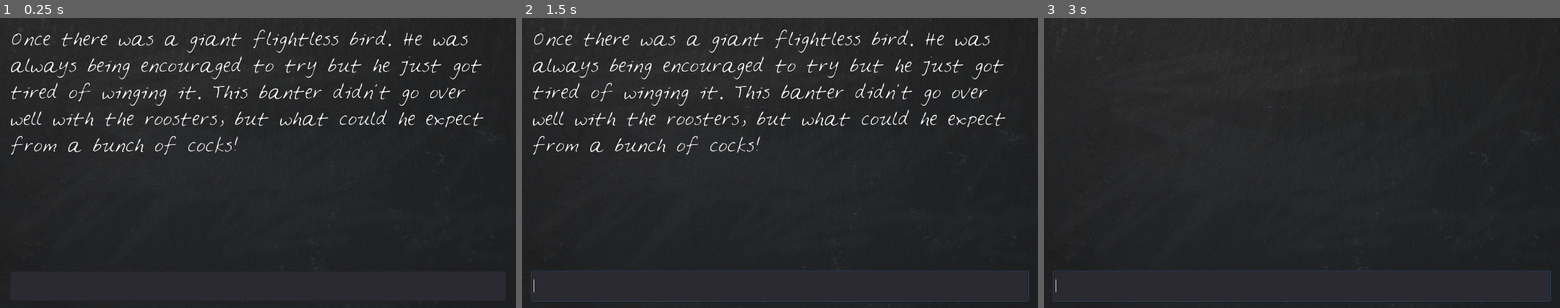
Above: before the commit, frames 1-3 (left to right).
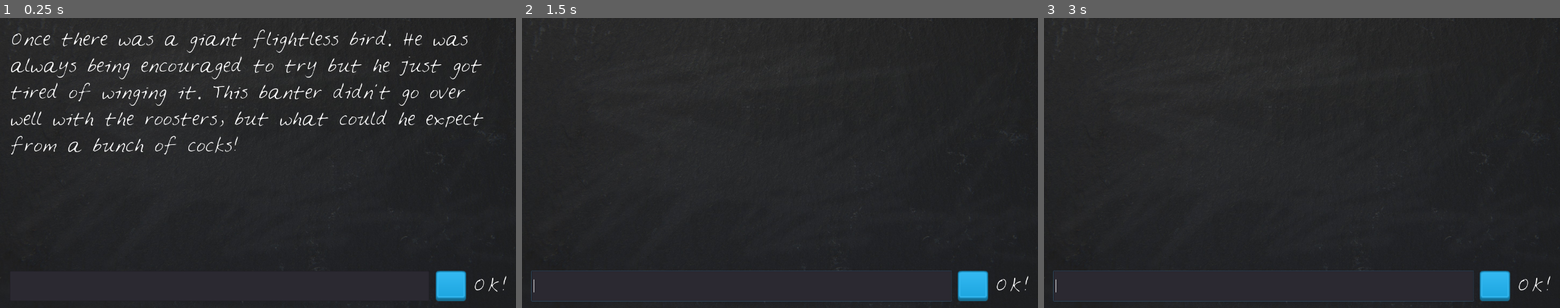
Above: after the commit, the same moments.

Repository: MeisterSoftworks/GD_LoonyLips_31
Game: Godot game, scene res://LoonyLips.tscn
The game is run twice, just before and just after one commit, with the same random seed, the same clock (stepped at 60 frames per second) and the same inputs.
Inputs (mouse positions are in pixels of both pictures, inside the frame that each line leads up to):
- Up to frame 1 (0.25 s): no input
- Up to frame 2 (1.5 s): click (970, 284) at 0.52 s; click (970, 284) at 1.27 s
- Up to frame 3 (3 s): click (1492, 284) at 2.02 s; tap Enter at 2.75 s

The runs differ from the first frame. In frame 1, 0.7% of the frame differs, in the area x 84-99%, y 87-98%; in frame 2, 4.6%, in the area x 2-99%, y 4-98%; in frame 3, 0.7%.

Commit message:
[1-4] Buttons!

Diff:
--- a/LoonyLips_31/LoonyLips.tscn
+++ b/LoonyLips_31/LoonyLips.tscn
@@ -1,8 +1,10 @@
-[gd_scene load_steps=6 format=2]
+[gd_scene load_steps=9 format=2]
 
 [ext_resource path="res://Scripts/LoonyLips.gd" type="Script" id=1]
 [ext_resource path="res://gfx/blackboard.jpg" type="Texture" id=2]
 [ext_resource path="res://gfx/Feltpen.ttf" type="DynamicFontData" id=3]
+[ext_resource path="res://gfx/blue_button11.png" type="Texture" id=4]
+[ext_resource path="res://gfx/blue_button12.png" type="Texture" id=5]
 
 [sub_resource type="DynamicFont" id=1]
 size = 40
@@ -10,6 +12,10 @@
 
 [sub_resource type="DynamicFont" id=2]
 size = 20
+font_data = ExtResource( 3 )
+
+[sub_resource type="DynamicFont" id=3]
+size = 40
 font_data = ExtResource( 3 )
 
 [node name="LoonyLips" type="Control"]
@@ -33,18 +39,43 @@
 alignment = 2
 
 [node name="DisplayText" type="Label" parent="VBoxContainer"]
+margin_top = 4.0
 margin_right = 1232.0
-margin_bottom = 600.0
+margin_bottom = 604.0
 rect_min_size = Vector2( 0, 600 )
 custom_fonts/font = SubResource( 1 )
 text = "Placeholder Text"
 autowrap = true
 
-[node name="PlayerText" type="LineEdit" parent="VBoxContainer"]
-margin_top = 604.0
+[node name="HBoxContainer" type="HBoxContainer" parent="VBoxContainer"]
+margin_top = 608.0
 margin_right = 1232.0
-margin_bottom = 679.0
+margin_bottom = 683.0
+custom_constants/separation = 16
+
+[node name="PlayerText" type="LineEdit" parent="VBoxContainer/HBoxContainer"]
+margin_right = 1041.0
+margin_bottom = 75.0
 rect_min_size = Vector2( 0, 75 )
+size_flags_horizontal = 3
 custom_fonts/font = SubResource( 2 )
 
-[connection signal="text_entered" from="VBoxContainer/PlayerText" to="." method="_on_PlayerText_text_entered"]
+[node name="TextureButton" type="TextureButton" parent="VBoxContainer/HBoxContainer"]
+margin_left = 1057.0
+margin_right = 1132.0
+margin_bottom = 75.0
+rect_min_size = Vector2( 75, 75 )
+texture_normal = ExtResource( 4 )
+texture_pressed = ExtResource( 5 )
+expand = true
+
+[node name="OK" type="Label" parent="VBoxContainer/HBoxContainer"]
+margin_left = 1148.0
+margin_top = 6.0
+margin_right = 1232.0
+margin_bottom = 69.0
+custom_fonts/font = SubResource( 3 )
+text = "OK!"
+
+[connection signal="text_entered" from="VBoxContainer/HBoxContainer/PlayerText" to="." method="_on_PlayerText_text_entered"]
+[connection signal="pressed" from="VBoxContainer/HBoxContainer/TextureButton" to="." method="_on_TextureButton_pressed"]
--- a/LoonyLips_31/Scripts/LoonyLips.gd
+++ b/LoonyLips_31/Scripts/LoonyLips.gd
@@ -9,6 +9,11 @@
 func _on_PlayerText_text_entered(new_text):
 	update_DisplayText(new_text)
 
+func _on_TextureButton_pressed():
+	var words = $VBoxContainer/HBoxContainer/PlayerText.text
+	update_DisplayText(words)
+
 func update_DisplayText(words):
 	$VBoxContainer/DisplayText.text = words
-	$VBoxContainer/PlayerText.clear()
+	$VBoxContainer/HBoxContainer/PlayerText.clear()
+	$VBoxContainer/HBoxContainer/PlayerText.grab_focus()
